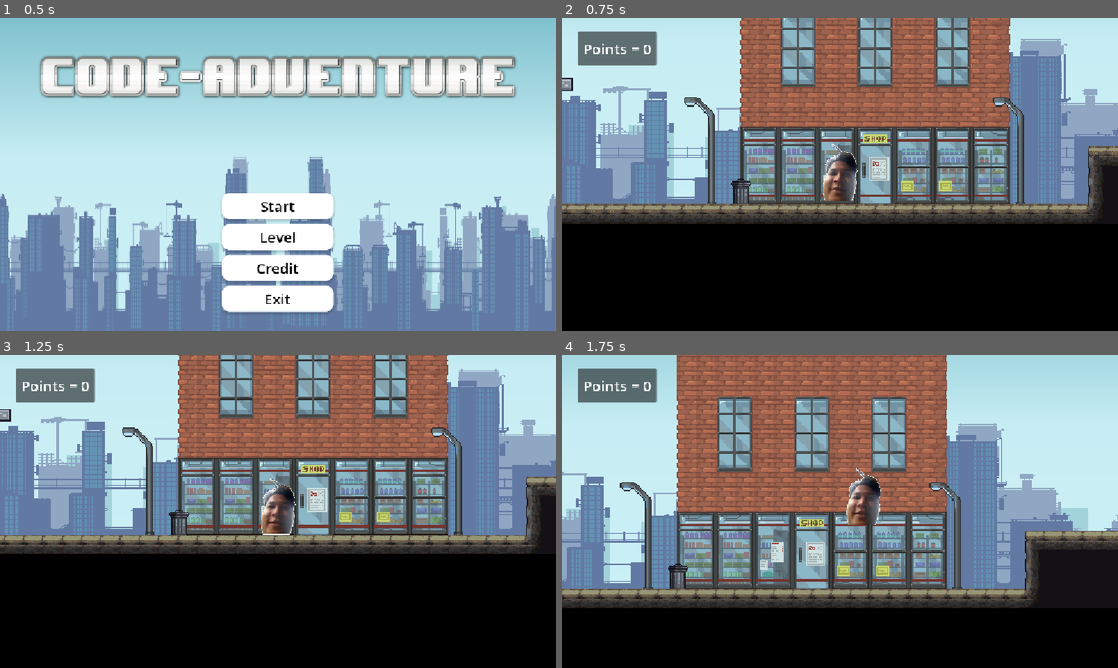
Above: before the commit, frames 1-4 (two rows, left to right).
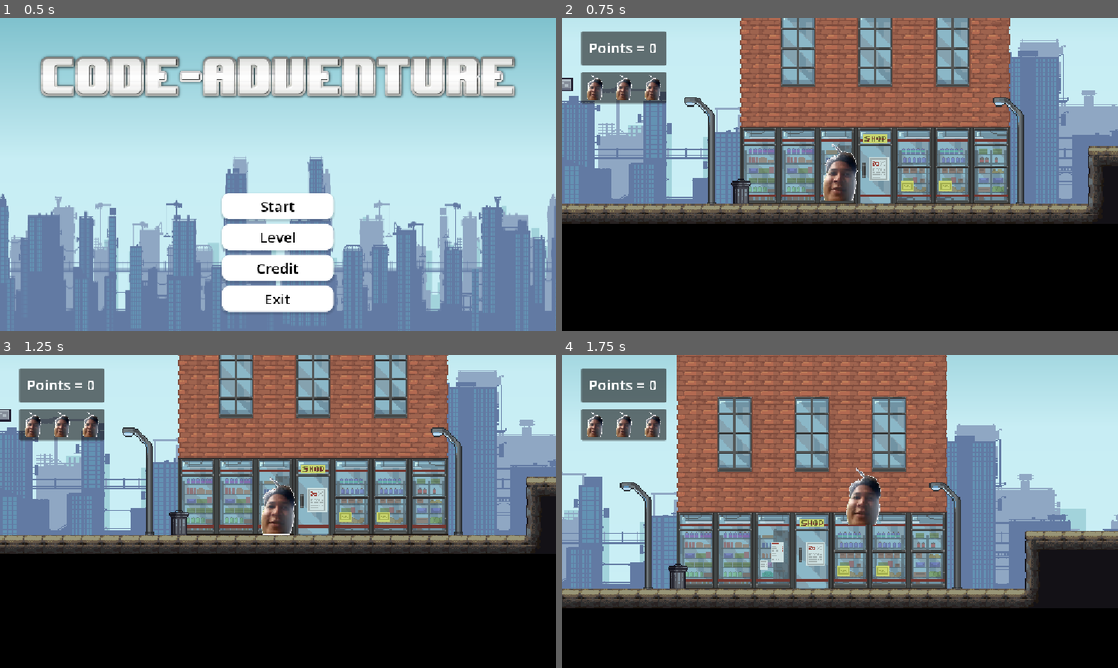
Above: after the commit, the same moments.

Repository: WanaRB/code-adventure
Game: Godot game, scene res://scenes/Tampilan/main_menu.tscn
Two runs of this game, one before a commit and one after it. Both use one fixed random seed, a clock stepped at 60 frames per second and the inputs below. Sound files missing from this copy of the repository are replaced by a short silence.
Inputs:
- Up to frame 1 (0.5 s): no input
- Up to frame 2 (0.75 s): click "Start" at 0.5 s
- Up to frame 3 (1.25 s): no input
- Up to frame 4 (1.75 s): tap Enter (ui_accept) at 1.25, 1.52 s; hold Right (ui_right) from 1.28 s (still down); hold E (interaksi) from 1.28 s (still down)

Frame 1 is identical in both runs. In frame 2, 3.7% of the frame differs, in the area x 0-100%, y 4-58%; in frame 3, 3.5%; in frame 4, 3.4%.

Commit message:
pause menu

Diff:
--- a/project.godot
+++ b/project.godot
@@ -46,6 +46,11 @@
 "events": [Object(InputEventKey,"resource_local_to_scene":false,"resource_name":"","device":-1,"window_id":0,"alt_press …(192 unchanged characters)…
 ]
 }
+pause={
+"deadzone": 0.2,
+"events": [Object(InputEventKey,"resource_local_to_scene":false,"resource_name":"","device":-1,"window_id":0,"alt_pressed":false,"shift_pressed":false,"ctrl_pressed":false,"meta_pressed":false,"pressed":false,"keycode":0,"physical_keycode":4194305,"key_label":0,"unicode":0,"location":0,"echo":false,"script":null)
+]
+}
 
 [layer_names]
 
--- a/scenes/Tampilan/level_1.tscn
+++ b/scenes/Tampilan/level_1.tscn
@@ -9,6 +9,8 @@
 [ext_resource type="Script" uid="uid://c4joa3dm0u6pv" path="res://scenes/Character/jikri.gd" id="6_dwbse"]
 [ext_resource type="PackedScene" uid="uid://bvntwt7umpnyy" path="res://scenes/Item/apple.tscn" id="9_bq8j7"]
 [ext_resource type="Script" uid="uid://danlly5pyw5ex" path="res://game_manager.gd" id="9_ioo17"]
+[ext_resource type="Texture2D" uid="uid://flcuw3s8ka6s" path="res://assets/image/character/character.png" id="10_6u07p"]
+[ext_resource type="Script" uid="uid://d17ovpbsp3arx" path="res://scenes/Tampilan/pause.gd" id="11_h1ne5"]
 
 [sub_resource type="TileSetAtlasSource" id="TileSetAtlasSource_gbfbk"]
 texture = ExtResource("2_036b0")
@@ -1020,6 +1022,27 @@
 [sub_resource type="TileSet" id="TileSet_2o6r5"]
 sources/0 = SubResource("TileSetAtlasSource_k3n1d")
 
+[sub_resource type="StyleBoxFlat" id="StyleBoxFlat_6u07p"]
+bg_color = Color(0.1721153, 0.17211533, 0.1721152, 1)
+corner_radius_top_left = 10
+corner_radius_top_right = 10
+corner_radius_bottom_right = 10
+corner_radius_bottom_left = 10
+
+[sub_resource type="StyleBoxFlat" id="StyleBoxFlat_h1ne5"]
+bg_color = Color(0, 0, 0, 1)
+corner_radius_top_left = 10
+corner_radius_top_right = 10
+corner_radius_bottom_right = 10
+corner_radius_bottom_left = 10
+
+[sub_resource type="StyleBoxFlat" id="StyleBoxFlat_4crhs"]
+bg_color = Color(0, 0, 0, 1)
+corner_radius_top_left = 10
+corner_radius_top_right = 10
+corner_radius_bottom_right = 10
+corner_radius_bottom_left = 10
+
 [node name="Node" type="Node" unique_id=771745439]
 
 [node name="Map" type="Node" parent="." unique_id=1398429459]
@@ -1029,8 +1052,10 @@
 anchors_preset = 15
 anchor_right = 1.0
 anchor_bottom = 1.0
-offset_right = 2329.0
-offset_bottom = 23.0
+offset_left = -3.0
+offset_top = 1.0
+offset_right = 2326.0
+offset_bottom = 24.0
 grow_horizontal = 2
 grow_vertical = 2
 texture = ExtResource("1_aqk2v")
@@ -1093,25 +1118,47 @@
 
 [node name="Item" type="Node" parent="." unique_id=162585964]
 
+[node name="apple" parent="Item" unique_id=666788976 instance=ExtResource("9_bq8j7")]
+position = Vector2(2464, 5)
+
+[node name="apple2" parent="Item" unique_id=680868859 instance=ExtResource("9_bq8j7")]
+position = Vector2(421, 74)
+
+[node name="apple3" parent="Item" unique_id=300574820 instance=ExtResource("9_bq8j7")]
+position = Vector2(27, -54)
+
+[node name="apple4" parent="Item" unique_id=101033889 instance=ExtResource("9_bq8j7")]
+position = Vector2(103, 208)
+
+[node name="apple5" parent="Item" unique_id=710943144 instance=ExtResource("9_bq8j7")]
+position = Vector2(3399, 322)
+
+[node name="apple6" parent="Item" unique_id=492602000 instance=ExtResource("9_bq8j7")]
+position = Vector2(2174, 219)
+
 [node name="game_manager" type="Node" parent="." unique_id=1134001816]
 unique_name_in_owner = true
 script = ExtResource("9_ioo17")
 
 [node name="UI" type="CanvasLayer" parent="." unique_id=446060044]
 
-[node name="Panel" type="Panel" parent="UI" unique_id=478292088]
+[node name="point" type="Panel" parent="UI" unique_id=478292088]
 texture_filter = 1
-offset_left = 33.0
+offset_left = 40.0
 offset_top = 28.0
-offset_right = 196.0
+offset_right = 216.0
 offset_bottom = 98.0
 
-[node name="Point_Label" type="Label" parent="UI/Panel" unique_id=21390896]
+[node name="Point_Label" type="Label" parent="UI/point" unique_id=21390896]
 unique_name_in_owner = true
 layout_mode = 1
 anchors_preset = 15
 anchor_right = 1.0
 anchor_bottom = 1.0
+offset_left = 8.0
+offset_top = 12.0
+offset_right = -11.0
+offset_bottom = -16.0
 grow_horizontal = 2
 grow_vertical = 2
 theme_override_font_sizes/font_size = 30
@@ -1119,20 +1166,101 @@
 horizontal_alignment = 1
 vertical_alignment = 1
 
-[node name="apple" parent="." unique_id=666788976 instance=ExtResource("9_bq8j7")]
-position = Vector2(2464, 5)
-
-[node name="apple2" parent="." unique_id=680868859 instance=ExtResource("9_bq8j7")]
-position = Vector2(421, 74)
-
-[node name="apple3" parent="." unique_id=300574820 instance=ExtResource("9_bq8j7")]
-position = Vector2(27, -54)
-
-[node name="apple4" parent="." unique_id=101033889 instance=ExtResource("9_bq8j7")]
-position = Vector2(103, 208)
-
-[node name="apple5" parent="." unique_id=710943144 instance=ExtResource("9_bq8j7")]
-position = Vector2(3399, 322)
-
-[node name="apple6" parent="." unique_id=492602000 instance=ExtResource("9_bq8j7")]
-position = Vector2(2174, 219)
+[node name="darah" type="Panel" parent="UI" unique_id=763605018]
+offset_left = 40.0
+offset_top = 112.0
+offset_right = 216.0
+offset_bottom = 177.0
+size_flags_horizontal = 0
+size_flags_vertical = 4
+
+[node name="HBoxContainer" type="HBoxContainer" parent="UI/darah" unique_id=1496721897]
+layout_mode = 0
+offset_top = 4.0
+offset_right = 176.0
+offset_bottom = 60.0
+
+[node name="darah" type="TextureRect" parent="UI/darah/HBoxContainer" unique_id=2007656572]
+texture_filter = 1
+layout_mode = 2
+texture = ExtResource("10_6u07p")
+expand_mode = 2
+
+[node name="darah2" type="TextureRect" parent="UI/darah/HBoxContainer" unique_id=602193384]
+texture_filter = 1
+layout_mode = 2
+texture = ExtResource("10_6u07p")
+expand_mode = 2
+
+[node name="darah3" type="TextureRect" parent="UI/darah/HBoxContainer" unique_id=895814521]
+texture_filter = 1
+layout_mode = 2
+texture = ExtResource("10_6u07p")
+expand_mode = 2
+
+[node name="pause" type="Node" parent="UI" unique_id=1755196272]
+script = ExtResource("11_h1ne5")
+
+[node name="pause_panel" type="Panel" parent="UI/pause" unique_id=37173988]
+unique_name_in_owner = true
+visible = false
+anchors_preset = 15
+anchor_right = 1.0
+anchor_bottom = 1.0
+grow_horizontal = 2
+grow_vertical = 2
+
+[node name="Label" type="Label" parent="UI/pause/pause_panel" unique_id=1757377958]
+texture_filter = 1
+layout_mode = 1
+anchors_preset = 8
+anchor_left = 0.5
+anchor_top = 0.5
+anchor_right = 0.5
+anchor_bottom = 0.5
+offset_left = -140.0
+offset_top = -188.0
+offset_right = 140.0
+offset_bottom = -133.0
+grow_horizontal = 2
+grow_vertical = 2
+theme_override_font_sizes/font_size = 40
+text = "GAME PAUSED"
+
+[node name="VBoxContainer" type="VBoxContainer" parent="UI/pause/pause_panel" unique_id=1326228284]
+layout_mode = 1
+anchors_preset = 8
+anchor_left = 0.5
+anchor_top = 0.5
+anchor_right = 0.5
+anchor_bottom = 0.5
+offset_left = -98.0
+offset_top = -20.0
+offset_right = 104.0
+offset_bottom = 84.0
+grow_horizontal = 2
+grow_vertical = 2
+theme_override_constants/separation = 10
+
+[node name="Resume" type="Button" parent="UI/pause/pause_panel/VBoxContainer" unique_id=1745347127]
+process_mode = 3
+layout_mode = 2
+size_flags_vertical = 3
+theme_override_font_sizes/font_size = 20
+theme_override_styles/normal = SubResource("StyleBoxFlat_6u07p")
+theme_override_styles/pressed = SubResource("StyleBoxFlat_h1ne5")
+theme_override_styles/hover = SubResource("StyleBoxFlat_4crhs")
+text = "RESUME	"
+
+[node name="main_menu" type="Button" parent="UI/pause/pause_panel/VBoxContainer" unique_id=345632533]
+process_mode = 3
+layout_mode = 2
+size_flags_vertical = 3
+theme_override_font_sizes/font_size = 20
+theme_override_styles/normal = SubResource("StyleBoxFlat_6u07p")
+theme_override_styles/pressed = SubResource("StyleBoxFlat_h1ne5")
+theme_override_styles/hover = SubResource("StyleBoxFlat_4crhs")
+text = "Go to Main Menu"
+
+[connection signal="pressed" from="UI/pause/pause_panel/VBoxContainer/Resume" to="UI/pause" method="_on_resume_pressed"]
+[connection signal="pressed" from="UI/pause/pause_panel/VBoxContainer/main_menu" to="UI/pause" method="_on_main_menu_pressed"]
--- /dev/null
+++ b/scenes/Tampilan/pause.gd
@@ -0,0 +1,25 @@
+extends Node
+@onready var pause_panel: Panel = %pause_panel
+
+
+# Called when the node enters the scene tree for the first time.
+func _ready() -> void:
+	pass # Replace with function body.
+
+
+# Called every frame. 'delta' is the elapsed time since the previous frame.
+func _process(delta: float) -> void:
+	var esc_pressed = Input.is_action_just_pressed("pause")
+	if (esc_pressed == true):
+		get_tree().paused = true
+		pause_panel.show()
+
+
+func _on_resume_pressed():
+	pause_panel.hide()
+	get_tree().paused = false
+
+
+func _on_main_menu_pressed() -> void:
+	get_tree().paused = false
+	get_tree().change_scene_to_file("res://scenes/Tampilan/main_menu.tscn")
Not shown, added: scenes/Tampilan/pause.gd.uid
